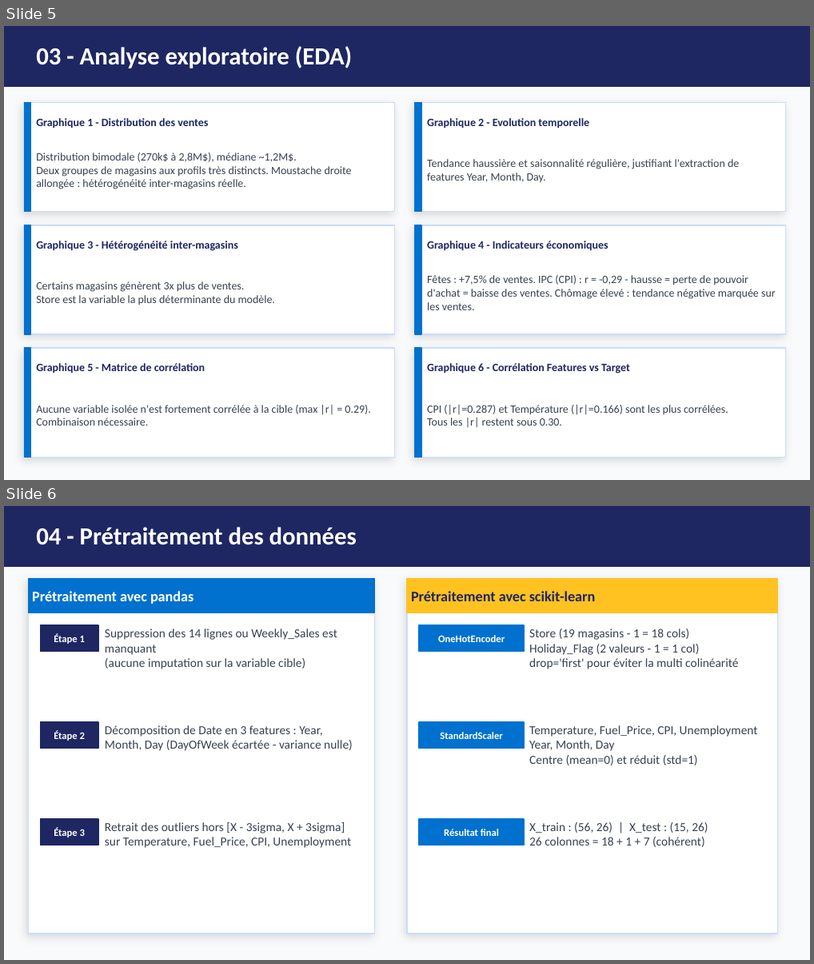
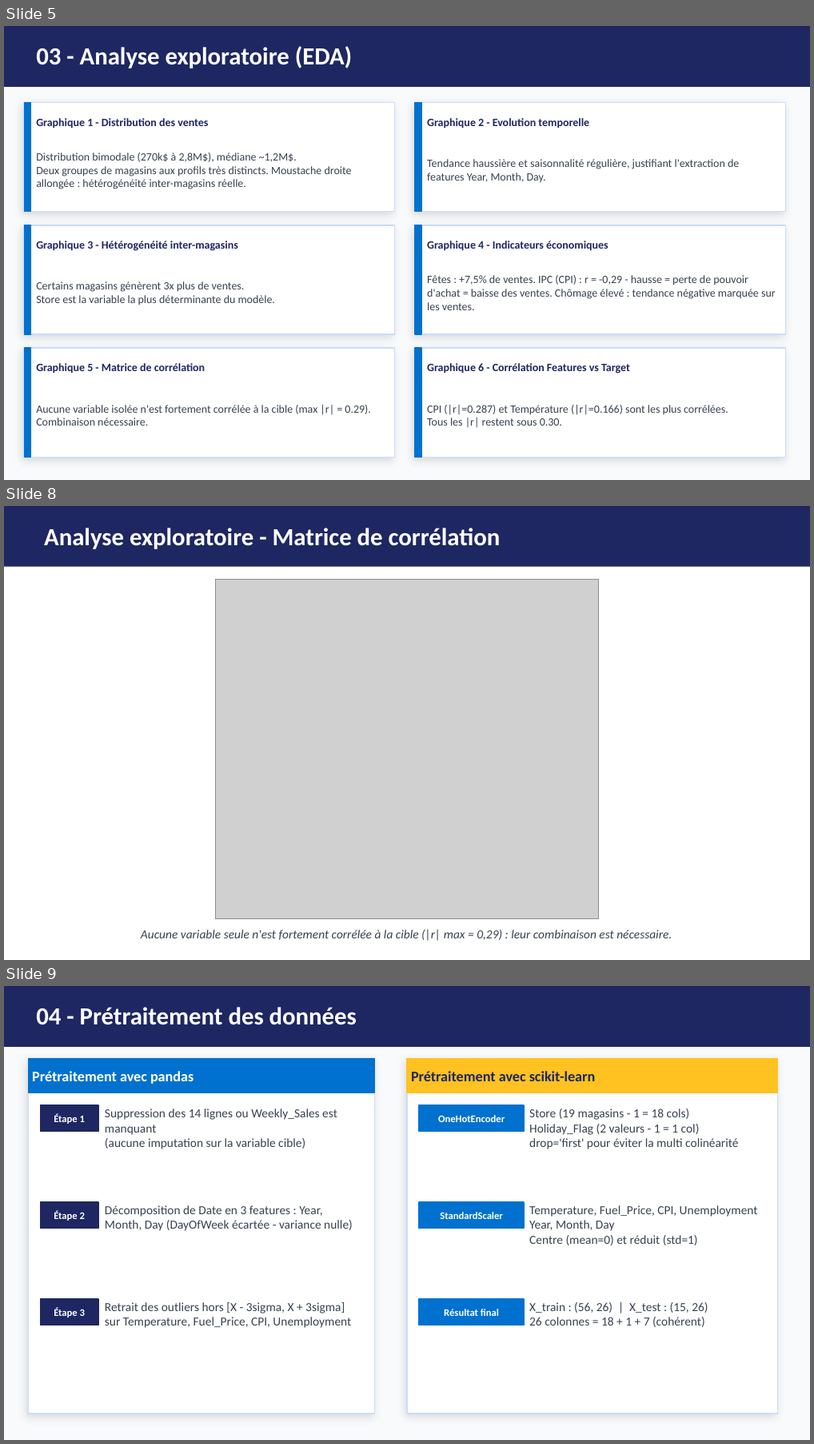
Before and after one commit to AichaFa/2-Projets-Fullstack, a slide deck: 3-Apprentissage automatique/1-soldes Walmart/doc/Walmart_Presentation.pptx. Shown one above the other, each under a label of ours: slides 5 and 6 before the commit, slides 5, 8 and 9 after it; the slides between them are not shown. The pictures are 814x964 and 814x1444 pixels, drawn with LibreOffice and Linux fonts; fonts in the diff are those of the drawing; grey boxes stand for pictures. Boxes give left, top, right and bottom in pixels: in the first picture for what was removed or moved away, otherwise in the second. Text is boxed around its words. In the diff, an @@ line names an element or a change of style, - is before the commit and + after.

```diff
--- a/3-Apprentissage automatique/1-soldes Walmart/doc/Walmart_Presentation.pptx
+++ b/3-Apprentissage automatique/1-soldes Walmart/doc/Walmart_Presentation.pptx
@@ slide 8 added at [4,506,810,960], background #FFFFFF @@
@@ rectangle added at [4,506,810,567], fill #1E2761 @@
@@ text added at [44,528,501,549], 22 pt, text #FFFFFF, bold @@
+Analyse exploratoire - Matrice de corrélation
@@ picture added at [215,580,598,919] @@
@@ text added at [141,929,672,940], 11 pt, text #374151, italic @@
+Aucune variable seule n'est fortement corrélée à la cible (|r| max = 0,29) : leur combinaison est nécessaire.
@@ what was slide 6 is now slide 9 @@
```
Also in this commit, not shown: 4 other slides added, 1 other file.
